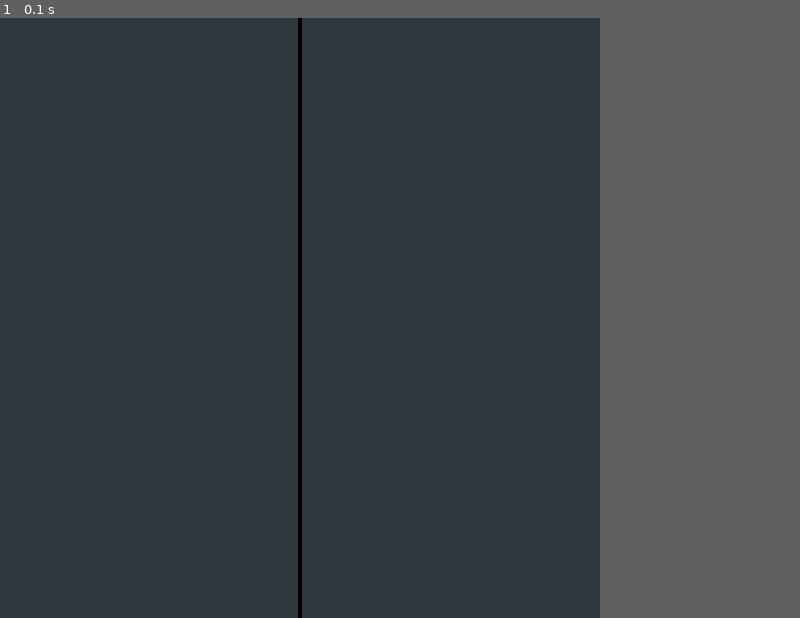
Above: before the commit, frame 1.
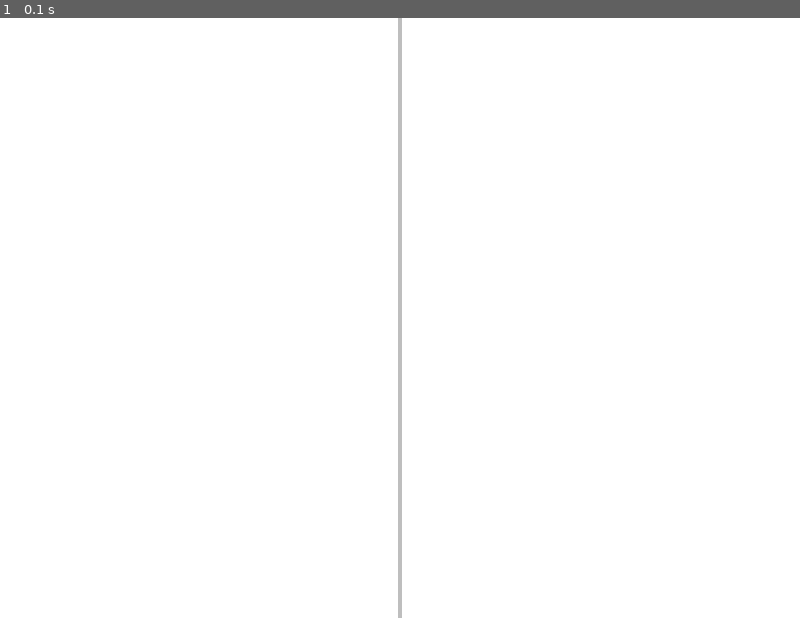
Above: after the commit, the same moment.

Repository: Azhar-ka29/pygame_project
Game: pygame game, started from main.py
Same seed, same stepped clock (60 frames per second), same inputs: the game is played once before the commit and once after it.
Inputs:
- Up to frame 1 (0.1 s): no input
In our replay, the window is 600x600 before the commit and 800x600 after it. These sizes can differ from the game's own. Grey fills any space a smaller window leaves; there, only what the larger window draws over its background counts as a difference.

The runs differ from the first frame. In frame 1, 75% of the frame differs, in the area x 0-75%, y 0-100%.

Commit message:
class Computer

Diff:
--- a/main.py
+++ b/main.py
@@ -68,7 +68,7 @@
             start_counter = 1
         if (cur_time - self.time) >= 2100:
             self.active = True
-        time_counter = font.render(str(start_counter), True, black_color)
+        time_counter = font.render(str(start_counter), True, grey_color)
         time_counter_rect = time_counter.get_rect(center=(width / 2, height / 2 + 50))
         pygame.draw.rect(screen, bg_color, time_counter_rect)
         screen.blit(time_counter, time_counter_rect)
@@ -94,19 +94,39 @@
             self.rect.x += self.speed_x
             self.rect.y += self.speed_y
             self.actions()
+
         else:
             self.counter()
+
+
+class Computer(Block):
+    def __init__(self, path, x, y, speed):
+        super().__init__(path, x, y)
+        self.speed = speed
+
+    def screen_constrain(self):
+        if self.rect.top <= 0:
+            self.rect.top = 0
+        if self.rect.bottom >= height:
+            self.rect.bottom = height
+
+    def update(self, ball_group):
+        if self.rect.top < ball_group.sprite.rect.y:
+            self.rect.y += self.speed
+        if self.rect.bottom > ball_group.sprite.rect.y:
+            self.rect.y -= self.speed
+        self.screen_constrain()
 
 
 pygame.init()
 clock = pygame.time.Clock()
 
-size = width, height = 600, 600
+size = width, height = 800, 600
 screen = pygame.display.set_mode((width, height))
 pygame.display.set_caption('Ping Pong')
 
 bg_color = pygame.Color('#2F373F')
-black_color = pygame.Color('black')
+grey_color = pygame.Color('grey')
 font = pygame.font.Font('freesansbold.ttf', 35)
 middle_strip = pygame.Rect(width / 2 - 2, 0, 4, height)
 
@@ -117,8 +137,9 @@
         if event.type == pygame.QUIT:
             running = False
 
-    screen.fill(bg_color)
-    pygame.draw.rect(screen, black_color, middle_strip)
+    screen.fill(pygame.Color('white'))
+    pygame.draw.rect(screen, grey_color, middle_strip)
+
     pygame.display.flip()
     clock.tick(120)
 
